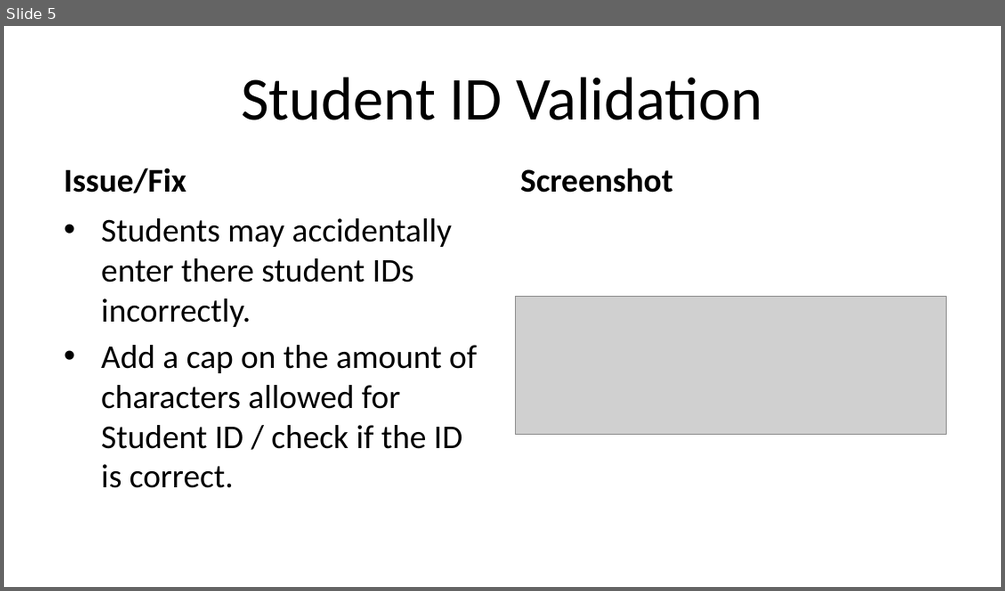
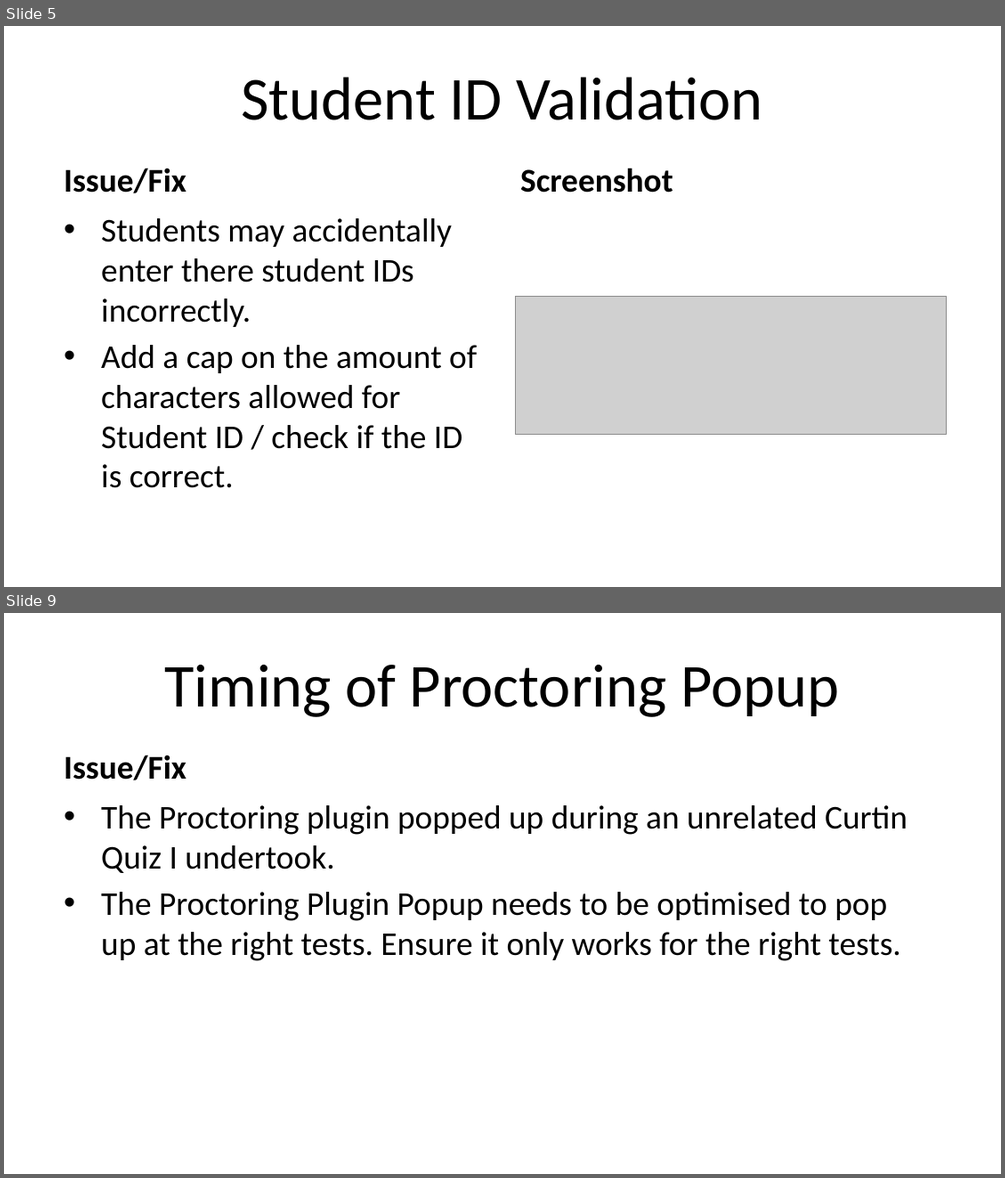
Before and after one commit to Jmackas/Proctoring_Revamp, a slide deck: proctoring/Proctoring Suggested Changes.pptx. Shown one above the other, each under a label of ours: slide 5 before the commit, slides 5 and 9 after it; the slides between them are not shown. The pictures are 1005x591 and 1005x1178 pixels, drawn with LibreOffice and Linux fonts; fonts in the diff are those of the drawing; grey boxes stand for pictures. Boxes give left, top, right and bottom in pixels: in the first picture for what was removed or moved away, otherwise in the second. Text is boxed around its words. In the diff, an @@ line names an element or a change of style, - is before the commit and + after.

Commit message:
proctoring suggestions

```diff
--- a/proctoring/Proctoring Suggested Changes.pptx
+++ b/proctoring/Proctoring Suggested Changes.pptx
@@ slide 9 added at <box>4,613,1001,1174</box>, background #FFFFFF @@
@@ title added at <box>165,665,839,717</box>, 44 pt, text #000000 @@
+Timing of Proctoring Popup
@@ text added at <box>64,755,186,780</box>, 24 pt, text #000000, bold @@
+Issue/Fix
@@ text added at <box>101,805,907,961</box>, 24 pt, text #000000 @@
+• The Proctoring plugin popped up during an unrelated Curtin Quiz I undertook.
+• The Proctoring Plugin Popup needs to be optimised to pop up at the right tests. Ensure it only works for the right tests.
```
Also in this commit, not shown: 1 slide changed, 2 other slides added.
